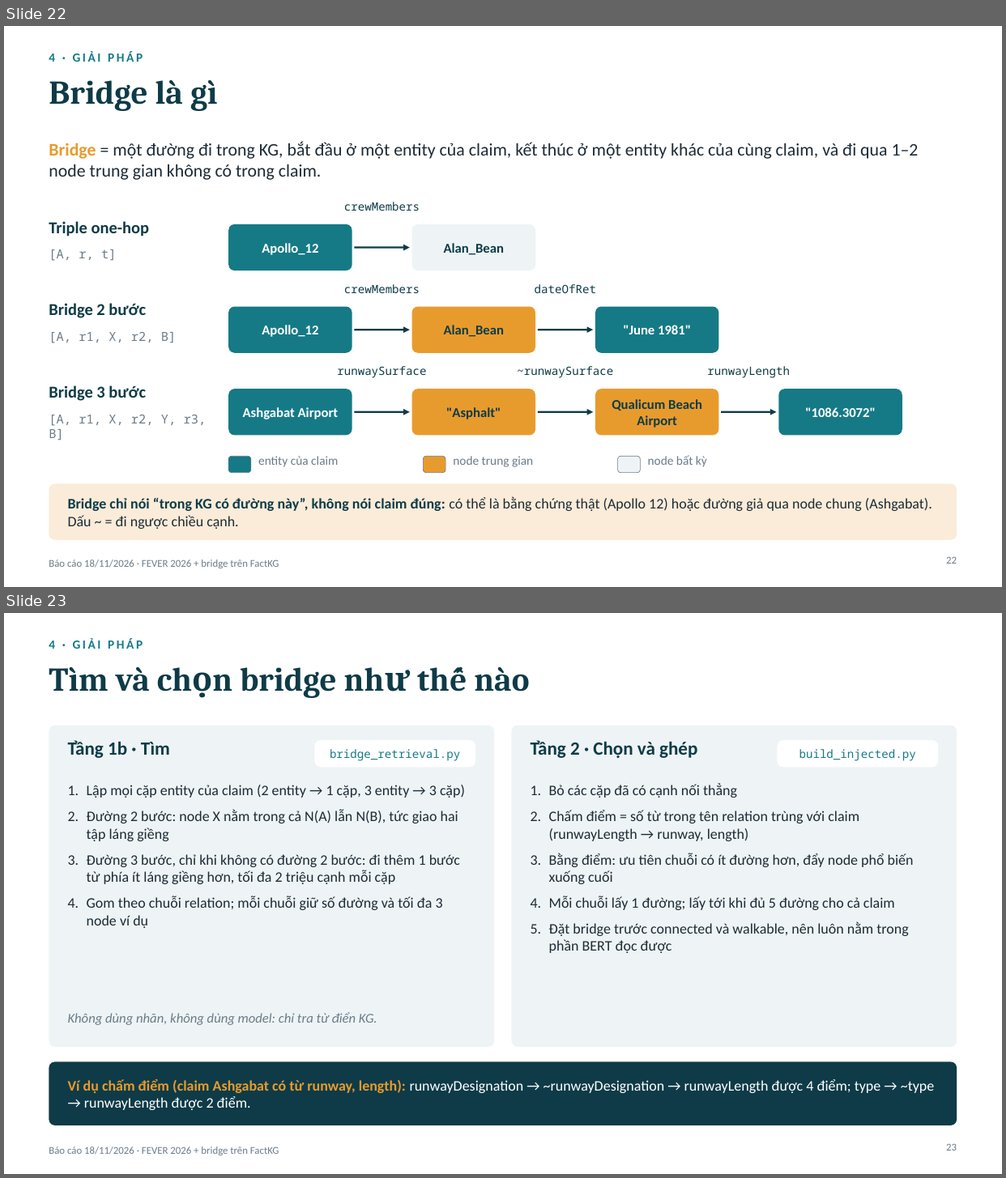
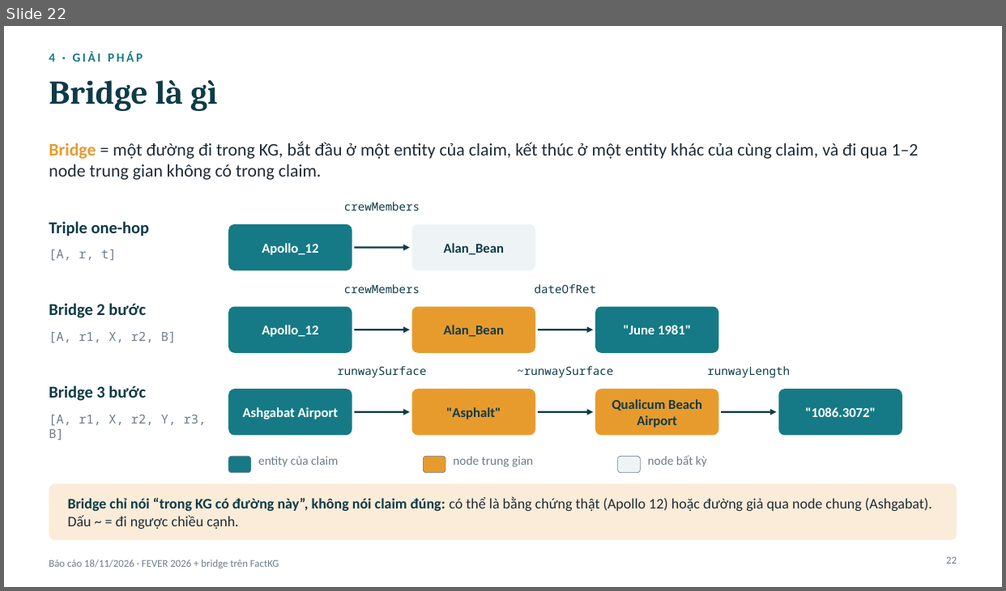
Before and after one commit to duyanhle17/FactKG, a slide deck: ý tưởng + thực nghiệm/báo cáo 18_11 - slide.pptx. Shown one above the other, each under a label of ours: slides 22 and 23 before the commit, slide 22 after it. The pictures are 1006x1178 and 1006x591 pixels, drawn with LibreOffice and Linux fonts; fonts in the diff are those of the drawing. Boxes give left, top, right and bottom in pixels: in the first picture for what was removed or moved away, otherwise in the second. Text is boxed around its words. In the diff, an @@ line names an element or a change of style, - is before the commit and + after.

```diff
--- a/ý tưởng + thực nghiệm/báo cáo 18_11 - slide.pptx
+++ b/ý tưởng + thực nghiệm/báo cáo 18_11 - slide.pptx
@@ slide 23 removed at (4,613,1002,1174), background #FFFFFF; not listed: 1 template element that a slide beside it also shows @@
@@ text removed at (49,638,143,649) @@
-4 · GIẢI PHÁP
@@ title removed at (49,666,529,698) @@
-Tìm và chọn bridge như thế nào
@@ rounded rectangle removed at (49,726,494,1047) @@
@@ rounded rectangle removed at (512,726,957,1047) @@
@@ text removed at (68,740,170,758) @@
-Tầng 1b · Tìm
@@ rounded rectangle removed at (315,740,475,767) @@
-bridge_retrieval.py
@@ text removed at (530,740,697,758) @@
-Tầng 2 · Chọn và ghép
@@ rounded rectangle removed at (778,740,938,767) @@
-build_injected.py
@@ text removed at (87,785,465,928) @@
-1. Lập mọi cặp entity của claim (2 entity → 1 cặp, 3 entity → 3 cặp)
-2. Đường 2 bước: node X nằm trong cả N(A) lẫn N(B), tức giao hai tập láng giềng
-3. Đường 3 bước, chỉ khi không có đường 2 bước: đi thêm 1 bước từ phía ít láng giềng hơn, tối đa 2 triệu cạnh mỗi cặp
-4. Gom theo chuỗi relation; mỗi chuỗi giữ số đường và tối đa 3 node ví dụ
@@ text removed at (549,784,914,953) @@
-1. Bỏ các cặp đã có cạnh nối thẳng
-2. Chấm điểm = số từ trong tên relation trùng với claim (runwayLength → runway, length)
-3. Bằng điểm: ưu tiên chuỗi có ít đường hơn, đẩy node phổ biến xuống cuối
-4. Mỗi chuỗi lấy 1 đường; lấy tới khi đủ 5 đường cho cả claim
-5. Đặt bridge trước connected và walkable, nên luôn nằm trong phần BERT đọc được
@@ text removed at (68,1012,377,1025) @@
-Không dùng nhãn, không dùng model: chỉ tra từ điển KG.
@@ rounded rectangle removed at (49,1063,957,1126) @@
@@ text removed at (68,1080,934,1110) @@
-Ví dụ chấm điểm (claim Ashgabat có từ runway, length): runwayDesignation → ~runwayDesignation → runwayLength được 4 điểm; type → ~type → runwayLength được 2 điểm.
@@ page number removed at (946,1144,957,1151) @@
-23
```
Also in this commit, not shown: 2 slides changed, 3 slides added, 1 other slide removed, 1 other file.
